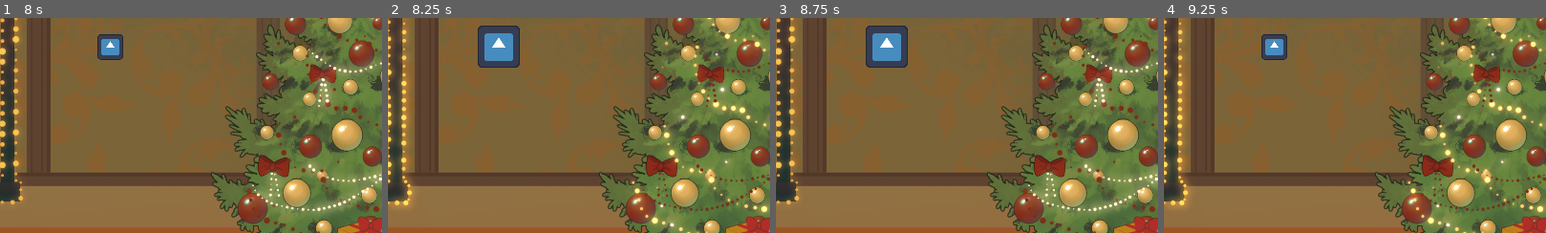
Above: before the commit, frames 1-4 (left to right).
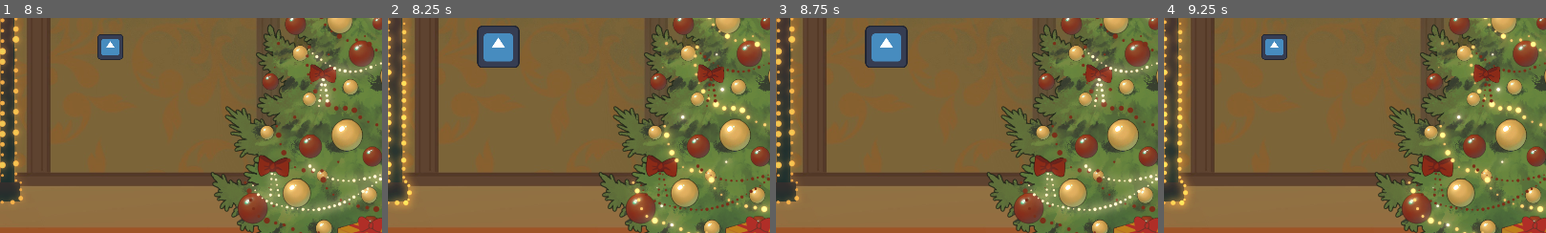
Above: after the commit, the same moments.

Repository: Zapzoop/chritmasgamejam
Game: Godot game, scene res://main_menu/mainmenu.tscn
Same seed, same stepped clock (60 frames per second), same inputs: the game is played once before the commit and once after it. The engine's default icon, where the game draws it, is replaced by a stand-in: a white triangle on a blue panel in a dark square.
Inputs (mouse positions are % of the whole screen's width and height, from its top left):
- Up to frame 1 (8 s): click "Start" at 0.5 s; click "Let's Play" at 1.25 s; click "File" at 2 s; click "Decide" at 2.75 s; click "File" at 3.5 s; click "Decide" at 4.25 s; click "File" at 5 s; click "Decide" at 5.75 s; move the mouse to (44, 49) at 6.52 s; press the mouse at (44, 49) at 6.53 s; move the mouse to (80, 65) at 7.27 s; release the mouse at (80, 65) at 7.28 s; click (80, 65) at 7.35 s
- Up to frame 2 (8.25 s): move the mouse to (44, 49) at 8.02 s; press the mouse at (44, 49) at 8.03 s
- Up to frame 3 (8.75 s): no input
- Up to frame 4 (9.25 s): move the mouse to (55, 50) at 8.77 s; release the mouse at (55, 50) at 8.78 s; click (55, 50) at 8.85 s
The pictures show only the part of the screen within x 30-80%, y 43-93%; the shares and areas given below are measured in that part.

Frame 1 is identical in both runs. In frame 2, 0.2% of the frame differs, in the area x 23-35%, y 3-24%; in frame 3, 0.2%; in frame 4, nothing differs.

Commit message:
Completely Implemented

Diff:
--- a/character/child/child.gd
+++ b/character/child/child.gd
@@ -1,16 +1,9 @@
 extends CharacterBody2D
-
-var draggable = false
-var can_drag = false
 
 var can_move = false
 var is_moving = false
 
-
 var is_inside_dropable = false
-var can_drop = false
-
-var inside
 
 var body_ref
 
@@ -18,7 +11,7 @@
 
 var child_score = 0
 
-var verdictdone = false
+var clicked = false
 
 var offset
 
@@ -30,7 +23,7 @@
 	report.create_child()
 
 func _physics_process(delta):
-	if Input.is_action_just_pressed("click") and can_move:
+	if Input.is_action_just_pressed("click") and can_move and clicked:
 		initialPos = self.global_position
 		is_moving = true
 	elif Input.is_action_pressed("click") and is_moving:
@@ -38,25 +31,25 @@
 	elif Input.is_action_just_released("click") and is_moving:
 		if is_inside_dropable:
 			if self.is_in_group("anvil"):
-					if (self.global_position.x < $/root/Level/center.global_position.x):
-						Global.emit_signal("playkillanvil")
-						Global.score += 5
-						Global.emit_signal("moveforward")
-						self.queue_free()
-					else:
-						Global.emit_signal("gameover")
+				if (self.global_position.x < $/root/Level/center.global_position.x):
+					Global.emit_signal("playkillanvil")
+					Global.score += 5
+					Global.emit_signal("moveforward")
+					self.queue_free()
+				else:
+					Global.emit_signal("gameover")
 			else:
-					if ((self.child_score > 0) and (self.global_position.x > $/root/Level/center.global_position.x)) or ((self.child_score < 0) and (self.global_position.x < $/root/Level/center.global_position.x)):
-						if self.global_position.x < $/root/Level/center.global_position.x:
-							put_on_anvil_child()
-							Global.emit_signal("playkillchild")
-						if self.global_position.x > $/root/Level/center.global_position.x:
-							put_on_presents_child()
-						Global.score += 5
-						Global.emit_signal("moveforward")
-						self.queue_free()
-					else:
-						Global.emit_signal("gameover")
+				if ((self.child_score > 0) and (self.global_position.x > $/root/Level/center.global_position.x)) or ((self.child_score < 0) and (self.global_position.x < $/root/Level/center.global_position.x)):
+					if self.global_position.x < $/root/Level/center.global_position.x:
+						put_on_anvil_child()
+						Global.emit_signal("playkillchild")
+					if self.global_position.x > $/root/Level/center.global_position.x:
+						put_on_presents_child()
+					Global.score += 5
+					Global.emit_signal("moveforward")
+					self.queue_free()
+				else:
+					Global.emit_signal("gameover")
 		else:
 			reset()
 		is_moving = false
--- a/generator/generator.gd
+++ b/generator/generator.gd
@@ -275,11 +275,10 @@
 func _on_anim_animation_finished(anim_name):
 	if anim_name == "close":
 		self.visible = false
-		parent.can_drag = true
 
 func _on_decide_pressed():
 	$Animation.play("close")
-	parent.verdictdone = true
+	parent.clicked = true
 
 func _on_detection_mouse_entered():
 	var tween = get_tree().create_tween()
